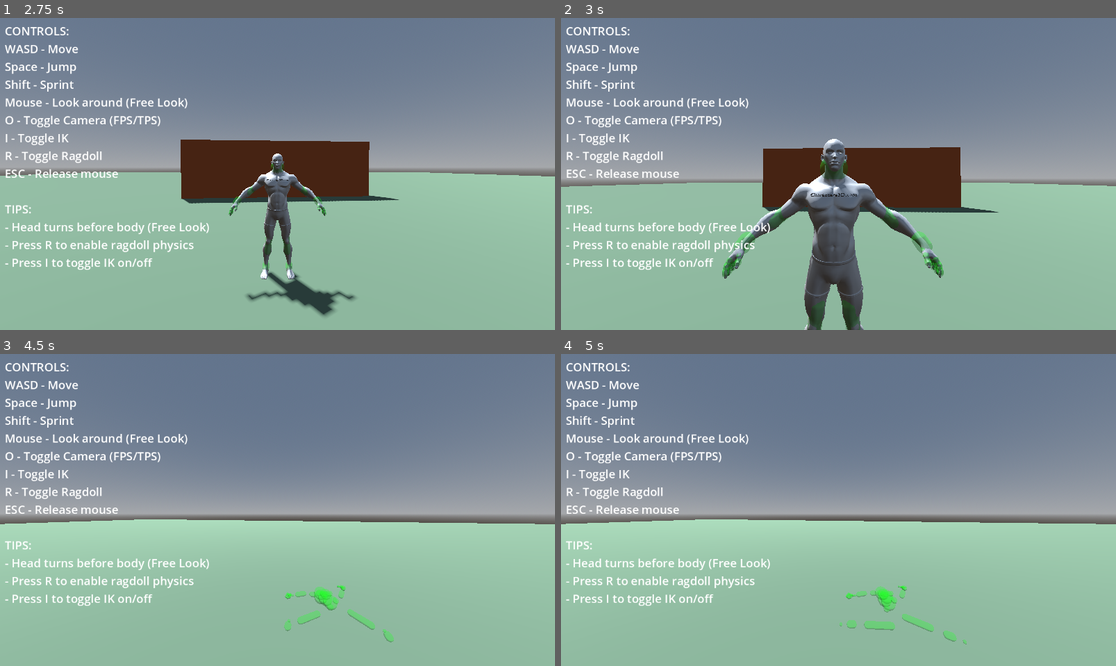
Above: before the commit, frames 1-4 (two rows, left to right).
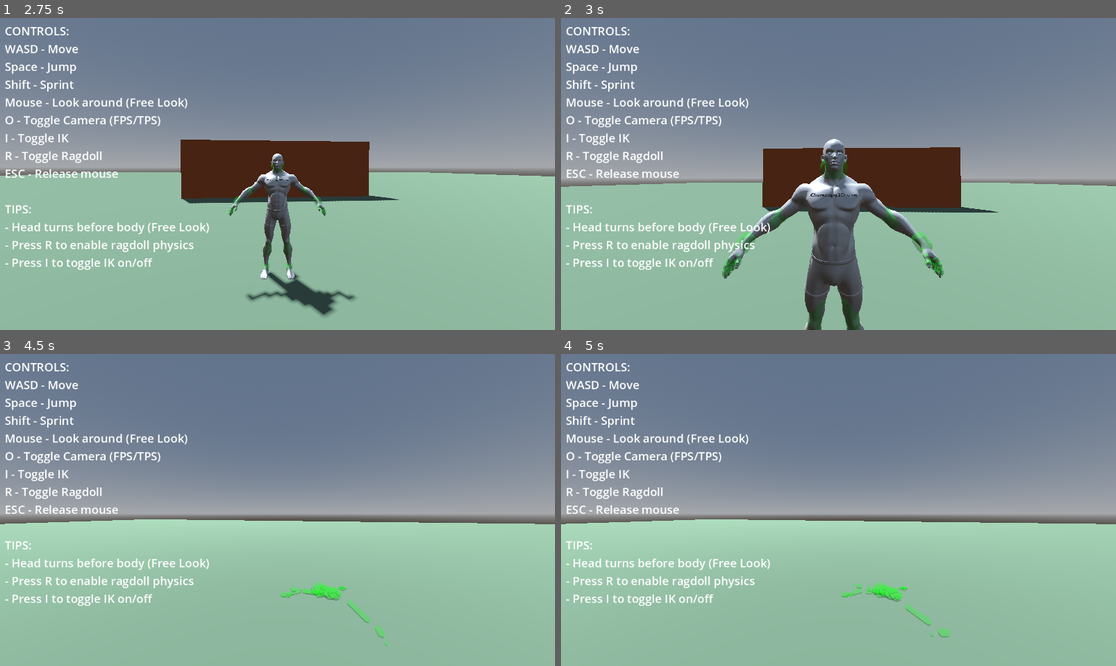
Above: after the commit, the same moments.

Repository: lmf-git/fpsikanimragdoll
Game: Godot game, scene res://world.tscn
Two runs of this game, one before a commit and one after it. Both use one fixed random seed, a clock stepped at 60 frames per second and the inputs below.
Inputs (mouse positions are in pixels of both pictures, inside the frame that each line leads up to):
- Up to frame 1 (2.75 s): move the mouse to (305, 174) at 0.52 s; hold Shift (sprint) 0.53-1.28 s; hold W (move_forward) from 0.53 s (still down); tap Space (jump) at 0.77, 1.52 s; move the mouse to (249, 174) at 1.27 s; tap O (toggle_camera) at 1.35 s; move the mouse to (288, 167) at 2.02 s; hold I (toggle_ik) from 2.03 s (still down)
- Up to frame 2 (3 s): keep holding W (move_forward); move the mouse to (832, 180) at 2.77 s; release I (toggle_ik) at 2.78 s; tap R (toggle_ragdoll) at 2.85 s
- Up to frame 3 (4.5 s): keep holding W (move_forward); tap Space (jump) at 3.02, 3.77 s; move the mouse to (316, 513) at 3.52 s; hold Shift (sprint) 3.53-4.28 s; move the mouse to (233, 506) at 4.27 s; tap O (toggle_camera) at 4.35 s
- Up to frame 4 (5 s): keep holding W (move_forward); tap Space (jump) at 4.52 s

Frame 1 is identical in both runs. In frame 2, 0.2% of the frame differs, in the area x 29-68%, y 38-100%; in frame 3, 0.9%; in frame 4, 1.0%, in the area x 50-74%, y 73-94%.

Commit message:
Drastically tighten ragdoll constraints - near-rigid skeleton
EXTREME CONSTRAINT TIGHTENING:
Previous limits were still too loose. New ultra-tight limits:

HINGE JOINTS (knees, elbows):
- Changed from CONE to HINGE type
- Only bend in ONE direction (no twist, no side-to-side)
- Knees: 120° backward bend only
- Elbows: 140° bend only
- Damping: 0.88, Bias: 0.88

TORSO (nearly locked):
- Hips: 2° swing, 1° twist, 0.99 damping (almost rigid root)
- Spine/Chest: 3° swing, 2° twist, 0.98 damping
- Shoulders: 5° swing, 2° twist, 0.95 damping

HEAD/NECK (controlled):
- Neck: 10° swing, 5° twist, 0.92 damping
- Head: 8° swing, 4° twist, 0.92 damping

LEGS (restricted):
- Upper legs: 15° swing, 3° twist, 0.90 damping
- Feet: 12° swing, 3° twist, 0.90 damping
- Toes: 20° swing, 1° twist, 0.92 damping

ARMS (functional but controlled):
- Upper arms: 25° swing, 10° twist, 0.88 damping
- Hands: 15° swing, 5° twist, 0.90 damping

FINGERS:
- 30° swing, 1° twist, 0.93 damping

STIFFNESS PARAMETERS:
- Bias: 0.88-0.99 (was 0.6) - much more rigid response
- Damping: 0.88-0.99 (was 0.5-0.9) - very high resistance
- Softness: 0.05 (was 0.5) - almost no spring
- Relaxation: 0.95 (was 0.8) - very stable

Result: Ragdoll should now behave like a stiff skeleton, not flop around

Diff:
--- a/character_controller.gd
+++ b/character_controller.gd
@@ -247,84 +247,119 @@
 			debug_mesh.owner = physical_bone
 
 		# CRITICAL: Configure joint to connect to parent bone
-		physical_bone.joint_type = PhysicalBone3D.JOINT_TYPE_CONE
+		# Use HINGE joints for knees and elbows, CONE for everything else
+		var use_hinge = bone_suffix in ["Lower_Leg", "L_Lower_Leg", "R_Lower_Leg", "Lower_Arm", "L_Lower_Arm", "R_Lower_Arm"]
+
+		if use_hinge:
+			physical_bone.joint_type = PhysicalBone3D.JOINT_TYPE_HINGE
+		else:
+			physical_bone.joint_type = PhysicalBone3D.JOINT_TYPE_CONE
+
 		physical_bone.joint_offset = Transform3D()  # No offset from bone
 
-		# Joint limits - MUCH tighter constraints for realistic skeleton movement
-		var swing_limit = deg_to_rad(20)  # Default very restricted
-		var twist_limit = deg_to_rad(10)
-		var damping = 0.5  # Joint damping/stiffness
-
-		# Very specific constraints for each bone type
+		# Joint limits - EXTREMELY tight constraints, near-rigid skeleton
+		var swing_limit = deg_to_rad(5)   # Default almost rigid
+		var twist_limit = deg_to_rad(2)   # Almost no twist
+		var damping = 0.95  # Very high damping = very stiff
+		var bias = 0.95     # Very high bias = rigid response
+
+		# Ultra-specific constraints - very tight!
 		if bone_suffix in ["Hips"]:
-			# Hips - almost no rotation (root of skeleton)
+			# Hips - nearly locked (root)
+			swing_limit = deg_to_rad(2)
+			twist_limit = deg_to_rad(1)
+			damping = 0.99
+			bias = 0.99
+		elif bone_suffix in ["Spine", "Chest", "Upper_Chest"]:
+			# Spine/torso - minimal flex
+			swing_limit = deg_to_rad(3)
+			twist_limit = deg_to_rad(2)
+			damping = 0.98
+			bias = 0.98
+		elif bone_suffix in ["Neck"]:
+			# Neck - controlled rotation
+			swing_limit = deg_to_rad(10)
+			twist_limit = deg_to_rad(5)
+			damping = 0.92
+			bias = 0.92
+		elif bone_suffix in ["Head"]:
+			# Head - minimal rotation
+			swing_limit = deg_to_rad(8)
+			twist_limit = deg_to_rad(4)
+			damping = 0.92
+			bias = 0.92
+		elif "Shoulder" in bone_suffix:
+			# Shoulders - almost locked
 			swing_limit = deg_to_rad(5)
-			twist_limit = deg_to_rad(5)
-			damping = 0.9
-		elif bone_suffix in ["Spine", "Chest", "Upper_Chest"]:
-			# Spine/torso - very limited, slight bend/twist only
-			swing_limit = deg_to_rad(10)
-			twist_limit = deg_to_rad(8)
-			damping = 0.8
-		elif bone_suffix in ["Neck"]:
-			# Neck - limited rotation
+			twist_limit = deg_to_rad(2)
+			damping = 0.95
+			bias = 0.95
+		elif bone_suffix in ["Upper_Leg", "L_Upper_Leg", "R_Upper_Leg"]:
+			# Upper legs - restricted hip
+			swing_limit = deg_to_rad(15)
+			twist_limit = deg_to_rad(3)
+			damping = 0.90
+			bias = 0.90
+		elif bone_suffix in ["Lower_Leg", "L_Lower_Leg", "R_Lower_Leg"]:
+			# HINGE: Lower legs (knees) - one direction only
+			# For hinge joints, only swing matters
+			swing_limit = deg_to_rad(120)  # Can bend backward
+			twist_limit = deg_to_rad(0)    # No twist on hinge
+			damping = 0.88
+			bias = 0.88
+		elif bone_suffix in ["Foot", "L_Foot", "R_Foot"]:
+			# Feet - ankle, limited
+			swing_limit = deg_to_rad(12)
+			twist_limit = deg_to_rad(3)
+			damping = 0.90
+			bias = 0.90
+		elif bone_suffix in ["Toes", "L_Toes", "R_Toes"]:
+			# Toes - very limited
 			swing_limit = deg_to_rad(20)
-			twist_limit = deg_to_rad(15)
-			damping = 0.7
-		elif bone_suffix in ["Head"]:
-			# Head - very limited rotation (neck does most of the work)
-			swing_limit = deg_to_rad(15)
+			twist_limit = deg_to_rad(1)
+			damping = 0.92
+			bias = 0.92
+		elif bone_suffix in ["Upper_Arm", "L_Upper_Arm", "R_Upper_Arm"]:
+			# Upper arms - moderate shoulder movement
+			swing_limit = deg_to_rad(25)
 			twist_limit = deg_to_rad(10)
-			damping = 0.7
-		elif "Shoulder" in bone_suffix:
-			# Shoulders - very limited (just connection point)
+			damping = 0.88
+			bias = 0.88
+		elif bone_suffix in ["Lower_Arm", "L_Lower_Arm", "R_Lower_Arm"]:
+			# HINGE: Lower arms (elbows) - one direction only
+			swing_limit = deg_to_rad(140)  # Can bend
+			twist_limit = deg_to_rad(0)    # No twist on hinge
+			damping = 0.88
+			bias = 0.88
+		elif bone_suffix in ["Hand", "L_Hand", "R_Hand"]:
+			# Hands/wrists - restricted
 			swing_limit = deg_to_rad(15)
 			twist_limit = deg_to_rad(5)
-			damping = 0.8
-		elif bone_suffix in ["Upper_Leg", "L_Upper_Leg", "R_Upper_Leg"]:
-			# Upper legs (hips) - realistic hip joint
+			damping = 0.90
+			bias = 0.90
+		elif "Finger" in bone_suffix or "Thumb" in bone_suffix or "Index" in bone_suffix or "Middle" in bone_suffix or "Ring" in bone_suffix or "Little" in bone_suffix:
+			# Fingers - small, controlled
 			swing_limit = deg_to_rad(30)
-			twist_limit = deg_to_rad(10)
-			damping = 0.6
-		elif bone_suffix in ["Lower_Leg", "L_Lower_Leg", "R_Lower_Leg"]:
-			# Lower legs (knees) - hinge joint, bend forward only
-			swing_limit = deg_to_rad(90)  # Can bend
-			twist_limit = deg_to_rad(3)   # Almost no twist
-			damping = 0.5
-		elif bone_suffix in ["Foot", "L_Foot", "R_Foot", "Toes", "L_Toes", "R_Toes"]:
-			# Feet/toes - ankle joint, limited
-			swing_limit = deg_to_rad(25)
-			twist_limit = deg_to_rad(5)
-			damping = 0.6
-		elif bone_suffix in ["Upper_Arm", "L_Upper_Arm", "R_Upper_Arm"]:
-			# Upper arms - shoulder joint, reasonable range
-			swing_limit = deg_to_rad(45)
-			twist_limit = deg_to_rad(30)
-			damping = 0.5
-		elif bone_suffix in ["Lower_Arm", "L_Lower_Arm", "R_Lower_Arm"]:
-			# Lower arms (elbows) - hinge joint
-			swing_limit = deg_to_rad(90)  # Can bend
-			twist_limit = deg_to_rad(5)   # Almost no twist
-			damping = 0.5
-		elif bone_suffix in ["Hand", "L_Hand", "R_Hand"]:
-			# Hands/wrists - limited
-			swing_limit = deg_to_rad(30)
-			twist_limit = deg_to_rad(15)
-			damping = 0.6
-		elif "Finger" in bone_suffix or "Thumb" in bone_suffix or "Index" in bone_suffix or "Middle" in bone_suffix or "Ring" in bone_suffix or "Little" in bone_suffix:
-			# Fingers - small range, finger joints
-			swing_limit = deg_to_rad(45)
-			twist_limit = deg_to_rad(3)
-			damping = 0.7
-
-		physical_bone.set("joint_constraints/swing_span", swing_limit)
-		physical_bone.set("joint_constraints/twist_span", twist_limit)
-
-		# Much stiffer joints with higher bias and damping
-		physical_bone.set("joint_constraints/bias", 0.6)
+			twist_limit = deg_to_rad(1)
+			damping = 0.93
+			bias = 0.93
+
+		# Apply limits based on joint type
+		if use_hinge:
+			# Hinge joints use different constraint properties
+			physical_bone.set("joint_constraints/angular_limit_lower", -swing_limit)
+			physical_bone.set("joint_constraints/angular_limit_upper", 0)  # Only bend one way
+			physical_bone.set("joint_constraints/angular_limit_enabled", true)
+		else:
+			# Cone joints
+			physical_bone.set("joint_constraints/swing_span", swing_limit)
+			physical_bone.set("joint_constraints/twist_span", twist_limit)
+
+		# EXTREMELY stiff joints - nearly rigid skeleton
+		physical_bone.set("joint_constraints/bias", bias)
 		physical_bone.set("joint_constraints/damping", damping)
-		physical_bone.set("joint_constraints/softness", 0.5)
-		physical_bone.set("joint_constraints/relaxation", 0.8)
+		physical_bone.set("joint_constraints/softness", 0.05)  # Very rigid, not springy
+		physical_bone.set("joint_constraints/relaxation", 0.95)  # High stability
 
 		# Physics properties
 		physical_bone.mass = 1.0
